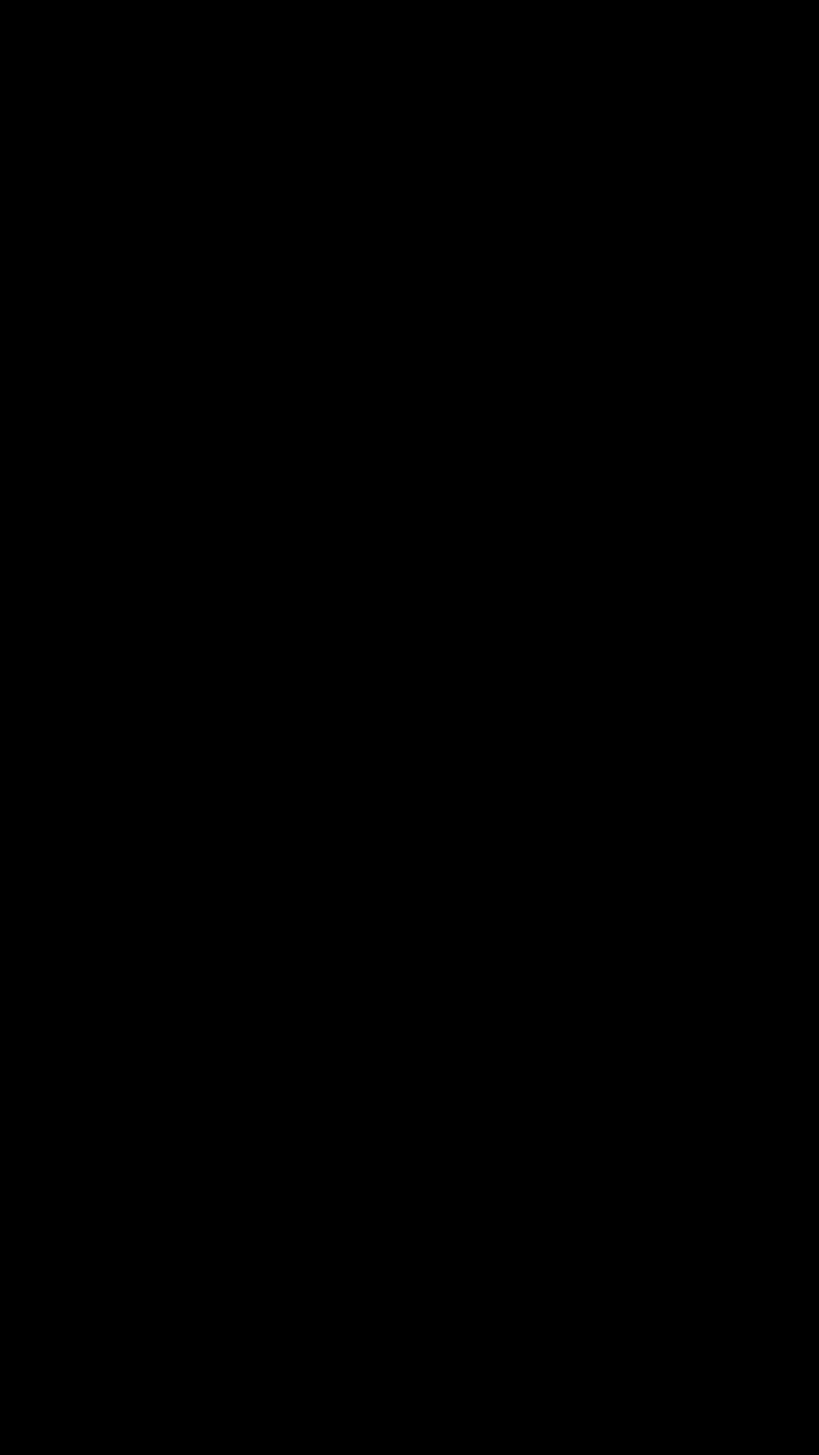
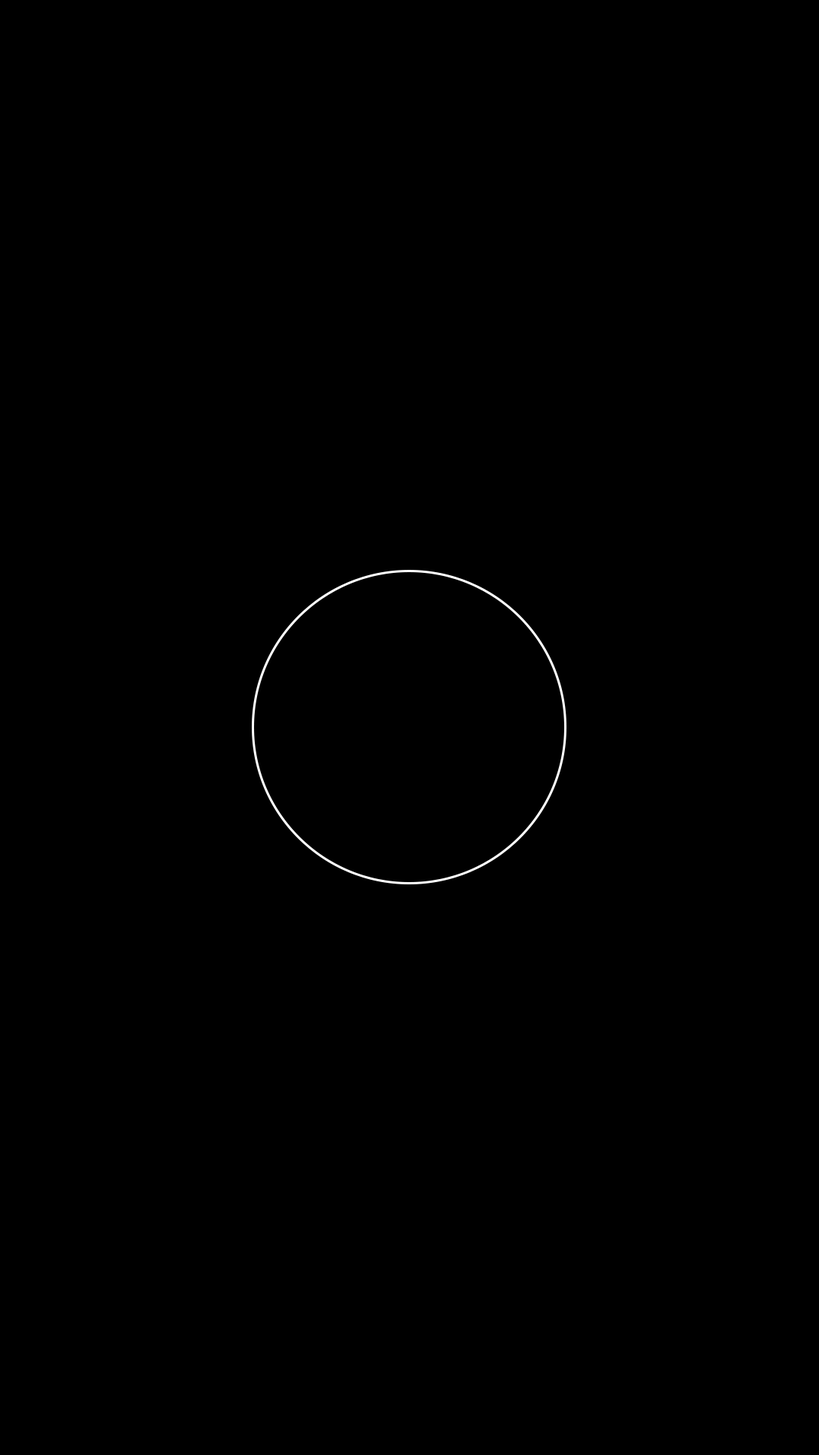
Two versions of the same layered image (819×1455). Layer-by-layer changes:
added layer "circle" above "Background" over [251,570,567,885]
